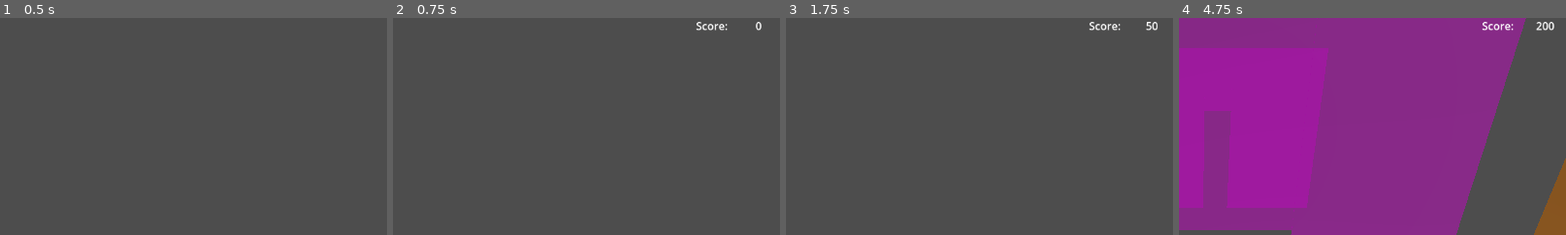
Above: before the commit, frames 1-4 (left to right).
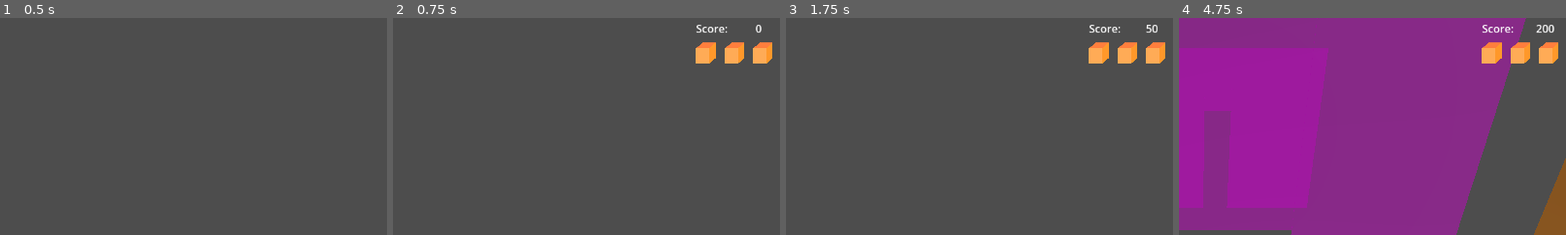
Above: after the commit, the same moments.

Repository: gabriellebrand/Neon-Strech
Game: Godot game, scene res://Scenes/GameLoop.tscn
Two runs of this game, one before a commit and one after it. Both use one fixed random seed, a clock stepped at 60 frames per second and the inputs below.
Inputs:
- Up to frame 1 (0.5 s): no input
- Up to frame 2 (0.75 s): click "PLAY" at 0.5 s
- Up to frame 3 (1.75 s): tap Enter at 1.25 s; hold D (move_right) from 1.28 s (still down)
- Up to frame 4 (4.75 s): release D (move_right) at 2.03 s; hold S (stretch_down) 2.03-2.78 s; hold D (move_right) 2.78-3.53 s; hold W (stretch_up) 3.53-4.28 s; hold A (move_left) from 4.28 s (still down)
The pictures show only the part of the screen within x 48-98%, y 0-50%; the shares and areas given below are measured in that part.

Frame 1 is identical in both runs. In frame 2, 1.6% of the frame differs, in the area x 78-98%, y 1-21%; in frame 3, 1.7%; in frame 4, 1.8%.

Commit message:
add lives

Diff:
--- a/GameJam/Scenes/Player.tscn
+++ b/GameJam/Scenes/Player.tscn
@@ -19,16 +19,3 @@
 
 [node name="MeshInstance3D" type="MeshInstance3D" parent="."]
 mesh = SubResource("BoxMesh_p7kd6")
-
-[node name="Ant" parent="."]
-_import_path = NodePath("")
-unique_name_in_owner = false
-process_mode = 0
-process_priority = 0
-process_physics_priority = 0
-process_thread_group = 0
-physics_interpolation_mode = 0
-auto_translate_mode = 0
-editor_description = ""
-transform = Transform3D(-0.194981, 0, 0.00272262, 0, 0.195, 0, -0.00272262, 0, -0.194981, 0, -0.576487, 0)
-script = null
--- a/GameJam/Scenes/UI/LevelUI.tscn
+++ b/GameJam/Scenes/UI/LevelUI.tscn
@@ -1,4 +1,6 @@
-[gd_scene format=3 uid="uid://bi8ebkbeanle7"]
+[gd_scene load_steps=2 format=3 uid="uid://bi8ebkbeanle7"]
+
+[ext_resource type="Texture2D" uid="uid://0wcoe17gtq5b" path="res://Assets/cube-icon.png" id="1_0rt3w"]
 
 [node name="LevelUI" type="Control"]
 layout_mode = 3
@@ -9,12 +11,59 @@
 grow_vertical = 2
 mouse_filter = 2
 
+[node name="Lives" type="Control" parent="."]
+layout_mode = 1
+anchors_preset = 1
+anchor_left = 1.0
+anchor_right = 1.0
+grow_horizontal = 0
+
+[node name="LiveIcon1" type="TextureRect" parent="Lives"]
+layout_mode = 1
+anchors_preset = 1
+anchor_left = 1.0
+anchor_right = 1.0
+offset_left = -145.0
+offset_top = 35.0
+offset_right = -116.0
+offset_bottom = 70.0
+grow_horizontal = 0
+texture = ExtResource("1_0rt3w")
+expand_mode = 1
+
+[node name="LiveIcon2" type="TextureRect" parent="Lives"]
+layout_mode = 1
+anchors_preset = 1
+anchor_left = 1.0
+anchor_right = 1.0
+offset_left = -102.0
+offset_top = 35.0
+offset_right = -73.0
+offset_bottom = 70.0
+grow_horizontal = 0
+texture = ExtResource("1_0rt3w")
+expand_mode = 1
+
+[node name="LiveIcon3" type="TextureRect" parent="Lives"]
+layout_mode = 1
+anchors_preset = 1
+anchor_left = 1.0
+anchor_right = 1.0
+offset_left = -60.0
+offset_top = 35.0
+offset_right = -31.0
+offset_bottom = 70.0
+grow_horizontal = 0
+texture = ExtResource("1_0rt3w")
+expand_mode = 1
+
 [node name="ScoreLabel" type="Label" parent="."]
 layout_mode = 1
 anchors_preset = 1
 anchor_left = 1.0
 anchor_right = 1.0
 offset_left = -145.0
-offset_bottom = 23.0
+offset_top = 4.0
+offset_bottom = 27.0
 grow_horizontal = 0
 text = "SCORE: 000000"
--- a/GameJam/Scenes/UI/MainMenu.tscn
+++ b/GameJam/Scenes/UI/MainMenu.tscn
@@ -1,6 +1,6 @@
 [gd_scene load_steps=3 format=3 uid="uid://d3jahmithafae"]
 
-[ext_resource type="Script" path="res://Scenes/UI/main_menu.gd" id="1_r6b6b"]
+[ext_resource type="Script" path="res://Scripts/main_menu.gd" id="1_r6b6b"]
 [ext_resource type="Texture2D" uid="uid://3dsxffej8nmp" path="res://Assets/SynthwaveBackground.jpg" id="1_wly85"]
 
 [node name="MainMenu" type="Control"]
--- a/GameJam/Scripts/GameLoop.gd
+++ b/GameJam/Scripts/GameLoop.gd
@@ -6,11 +6,17 @@
 @onready var main_menu: Control = $MainMenu
 @onready var level_ui: Control = $LevelUI
 
-func _ready() -> void:
+func _ready():
     main_menu.process_mode = Node.PROCESS_MODE_WHEN_PAUSED
+    level_ui.hide()
     reset_level()
     reset_game()
-    pass
+
+func _process(delta):
+    var player = level.get_node("Player")
+    if player.lives<3: level_ui.get_node("Lives/LiveIcon3").hide()
+    if player.lives<2: level_ui.get_node("Lives/LiveIcon2").hide()
+    if player.lives<1: level_ui.get_node("Lives/LiveIcon1").hide()
 
 func reset_game():
     get_tree().paused = true
@@ -21,6 +27,9 @@
     reset_level()
     main_menu.hide()
     level_ui.show()
+    level_ui.get_node("Lives/LiveIcon1").show()
+    level_ui.get_node("Lives/LiveIcon2").show()
+    level_ui.get_node("Lives/LiveIcon3").show()
 
 func reset_level():
     if (level): level.queue_free()
--- a/GameJam/Scripts/Killzone.gd
+++ b/GameJam/Scripts/Killzone.gd
@@ -1,10 +1,6 @@
 extends Area3D
 
-func die():
-    GameManager.reset_game()
-
 func _on_body_entered(body):
-    die()
-
-func _on_area_entered(area):
-    die()
+    body.hit()
+    if body.lives < 0:
+        GameManager.reset_game()
--- a/GameJam/Scripts/Player.gd
+++ b/GameJam/Scripts/Player.gd
@@ -1,13 +1,16 @@
 extends CharacterBody3D
 
+@export var lives = 3
+@export var invincible = false
+
+const MOVE_SPEED = 4.0
 const STRETCH_SPEED = 0.07
 const MINIMUM_STRETCH_Y = 0.2
 const MAXIMUM_STRETCH_Y = 3.0
 
-const MOVE_SPEED = 4.0
-
-func _ready() -> void:
+func _ready():
     snap_to_ground()
+    reset_status()
 
 func _process(delta):
     stretch_y(Input.get_axis("stretch_down", "stretch_up"))
@@ -15,15 +18,25 @@
     move(Input.get_axis("move_left", "move_right"))
     move_and_slide()
 
+func reset_status():
+    lives = 3
+
 func move(direction):
     velocity.x = (direction * MOVE_SPEED) if direction else move_toward(velocity.x, 0, MOVE_SPEED)
 
 func stretch_y(value):
     var new_scale_y = scale.y + value * STRETCH_SPEED
     new_scale_y = clamp(new_scale_y, MINIMUM_STRETCH_Y, MAXIMUM_STRETCH_Y)
-
     scale.x = 1 / new_scale_y
     scale.y = new_scale_y
 
 func snap_to_ground():
     position.y = scale.y / 2.0
+
+func hit():
+    if invincible: return
+    # player is invincible for some time
+    invincible = true
+    lives -= 1
+    await get_tree().create_timer(0.5).timeout
+    invincible = false
--- a/GameJam/Scenes/UI/main_menu.gd
+++ b/GameJam/Scripts/main_menu.gd
@@ -6,7 +6,6 @@
     set_high_score(0)
 
 func _process(delta):
-    #print(visible)
     pass
 
 func _on_play_button_pressed() -> void:
--- a/GameJam/project.godot
+++ b/GameJam/project.godot
@@ -13,7 +13,7 @@
 config/name="GameJam"
 run/main_scene="res://Scenes/GameLoop.tscn"
 config/features=PackedStringArray("4.3", "Forward Plus")
-config/icon="res://icon.svg"
+config/icon="res://Assets/cube-icon.png"
 
 [autoload]
 
Binary file added: GameJam/Assets/cube-icon.png
Not shown, added: GameJam/Assets/cube-icon.png.import
